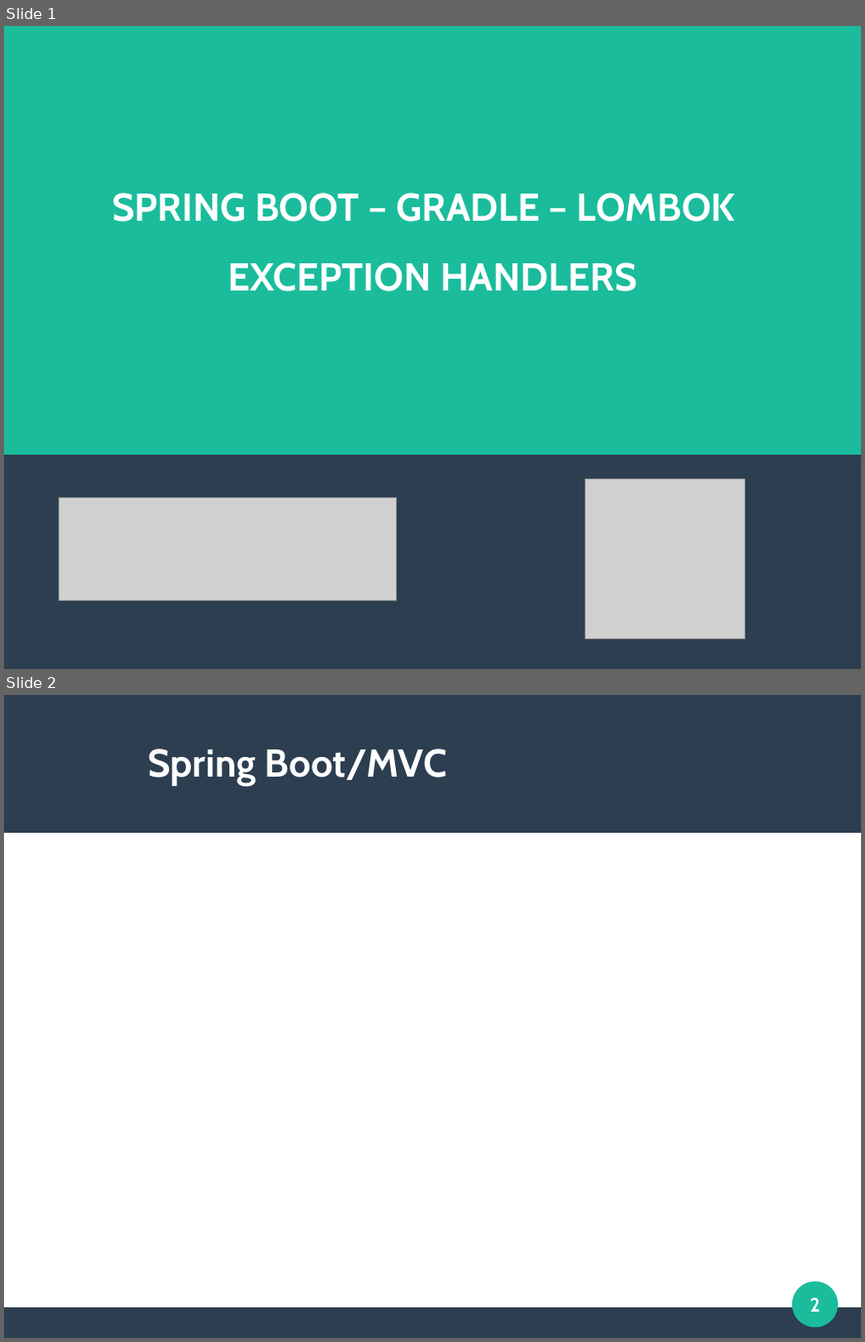
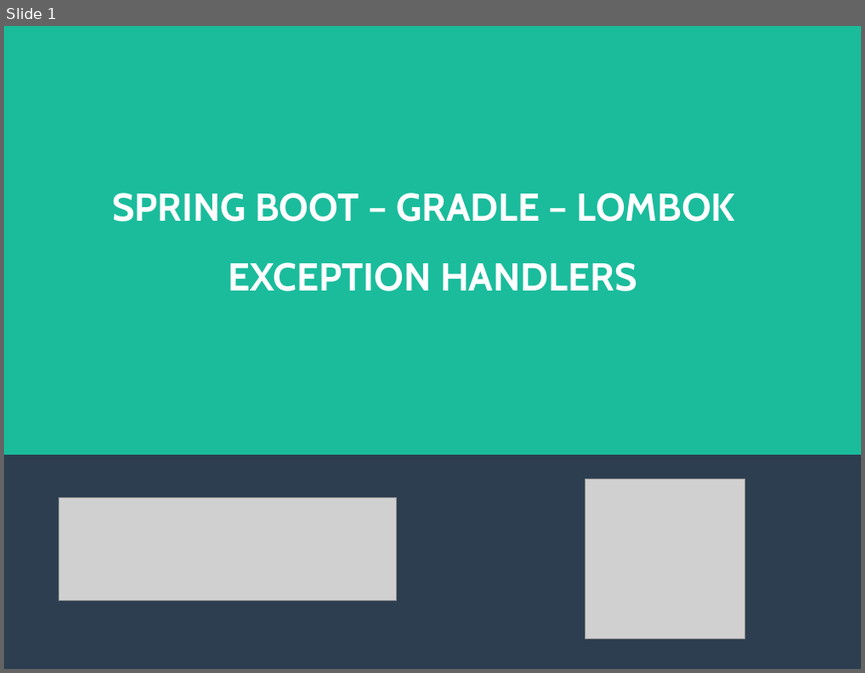
Before and after one commit to viniciusFortti/test, a slide deck: Apresentação/ApresentaçãoQuintaSemana.odp. Shown one above the other, each under a label of ours: slides 1 and 2 before the commit, slide 1 after it. The pictures are 865x1342 and 865x673 pixels, drawn with LibreOffice and Linux fonts; fonts in the diff are those of the drawing; grey boxes stand for pictures. Boxes give left, top, right and bottom in pixels: in the first picture for what was removed or moved away, otherwise in the second. Text is boxed around its words. In the diff, an @@ line names an element or a change of style, - is before the commit and + after.

```diff
--- a/Apresentação/ApresentaçãoQuintaSemana.odp
+++ b/Apresentação/ApresentaçãoQuintaSemana.odp
@@ slide 2 removed at box(4, 695, 861, 1338), background #FFFFFF @@
@@ rectangle removed at box(4, 695, 861, 833) @@
@@ title removed at box(148, 749, 447, 786) @@
-Spring Boot/MVC
@@ ellipse removed at box(793, 1281, 838, 1327) @@
@@ page number removed at box(810, 1297, 820, 1311) @@
-2
@@ rectangle removed at box(4, 1307, 861, 1338) @@
```
Also in this commit, not shown: 5 slides added, 1 other slide removed, 1 other file.
